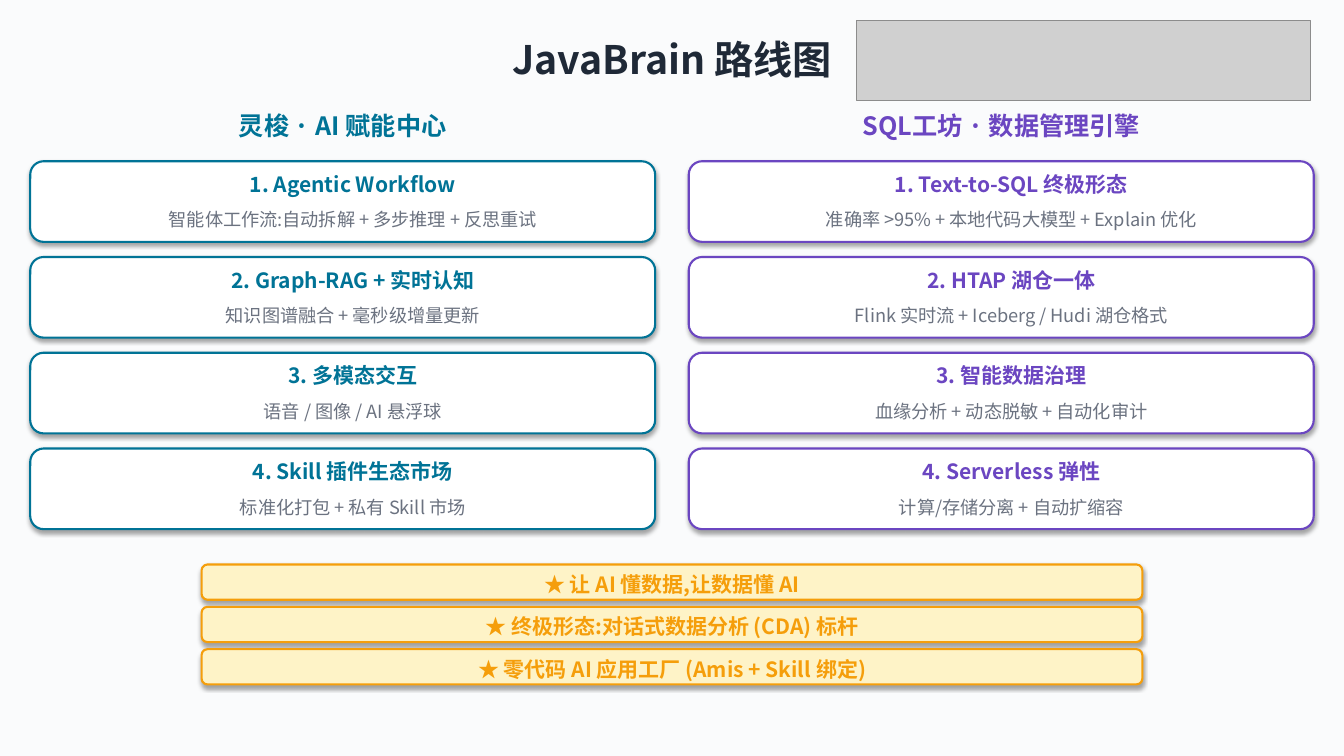
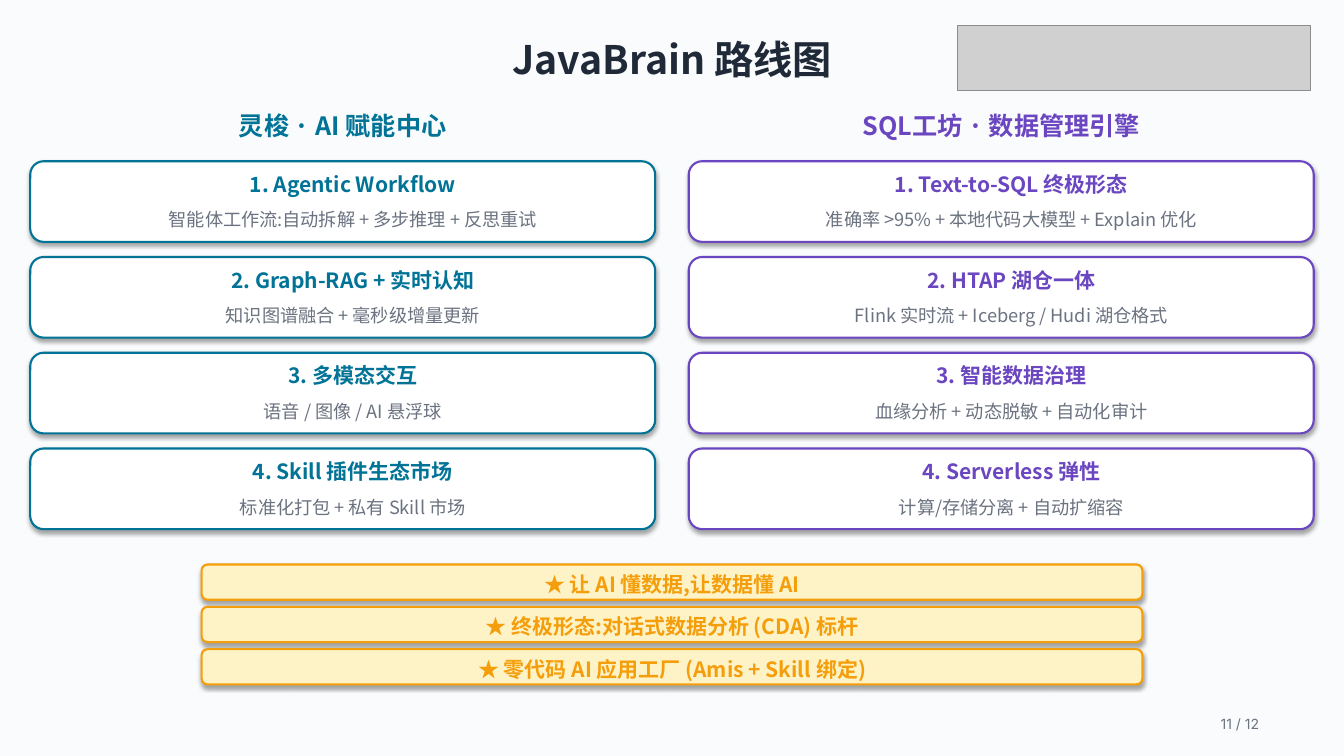
Before and after one commit to wb04307201/java-brain, a slide deck: slide 11 of docs/ppt/javabrain.pptx. Drawn at 1344x756 pixels with LibreOffice and Linux fonts; fonts in the diff are those of the drawing; grey boxes stand for pictures. Boxes give left, top, right and bottom in pixels: in the first picture for what was removed or moved away, otherwise in the second. Text is boxed around its words. In the diff, an @@ line names an element or a change of style, - is before the commit and + after.

```diff
--- a/docs/ppt/javabrain.pptx
+++ b/docs/ppt/javabrain.pptx
@@ picture: place and size @@
-picture at (857,20,1311,101)
+picture at (958,25,1311,91)
@@ text added at (1221,719,1259,729), 10 pt, text #6B7280 @@
+11 / 12
```
Also in this commit, not shown: 10 other slides changed, 1 slide added, 1 slide removed, 4 other files.
